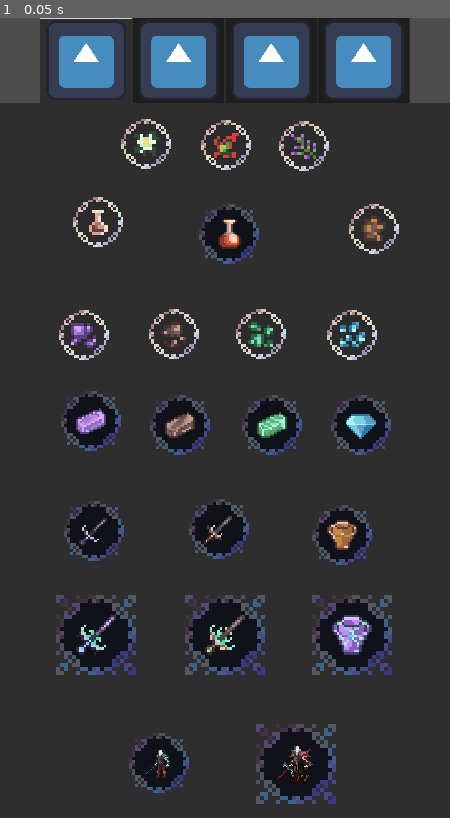
Above: before the commit, frame 1.
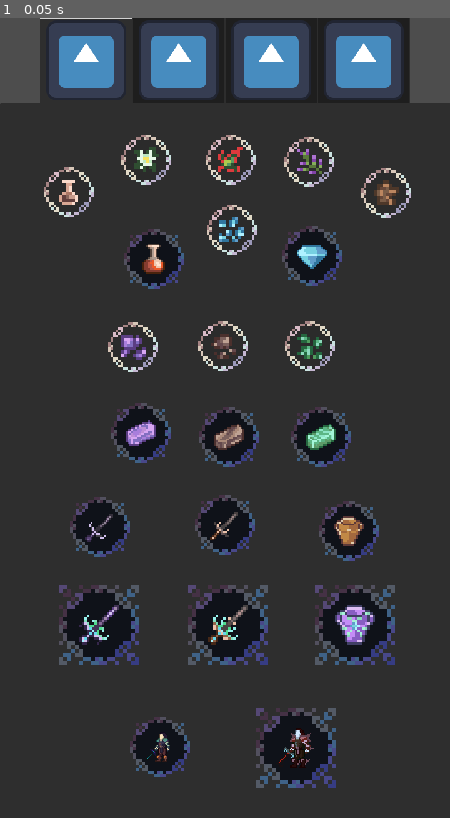
Above: after the commit, the same moment.

Repository: alexg-lviv/Mori-Bazius-Frontend
Game: Godot game, scene res://src/scenes/Main.tscn
Two runs of this game, one before a commit and one after it. Both use one fixed random seed, a clock stepped at 60 frames per second and the inputs below. The engine's default icon, where the game draws it, is replaced by a stand-in: a white triangle on a blue panel in a dark square.
Inputs:
- Up to frame 1 (0.05 s): no input

The runs differ from the first frame. In frame 1, 17% of the frame differs, in the area x 9-92%, y 12-99%.

Commit message:
Change layout

Diff:
--- a/src/src/scenes/Home.tscn
+++ b/src/src/scenes/Home.tscn
@@ -17,8 +17,8 @@
 [node name="Clickables" type="Control" parent="."]
 layout_mode = 1
 anchors_preset = 0
-offset_top = -53.0
-offset_bottom = -53.0
+offset_top = -27.0
+offset_bottom = -27.0
 
 [node name="Arenaria" parent="Clickables" instance=ExtResource("1_mpc7o")]
 layout_mode = 0
@@ -30,178 +30,178 @@
 
 [node name="Nostrix" parent="Clickables" instance=ExtResource("1_mpc7o")]
 layout_mode = 0
-offset_left = 322.0
+offset_left = 329.0
+offset_top = 78.0
+offset_right = 409.0
+offset_bottom = 158.0
+_name = "nostrix"
+
+[node name="Wolfsbane" parent="Clickables" instance=ExtResource("1_mpc7o")]
+layout_mode = 0
+offset_left = 455.0
 offset_top = 81.0
-offset_right = 402.0
+offset_right = 535.0
 offset_bottom = 161.0
-_name = "nostrix"
-
-[node name="Wolfsbane" parent="Clickables" instance=ExtResource("1_mpc7o")]
-layout_mode = 0
-offset_left = 446.0
-offset_top = 82.0
-offset_right = 526.0
-offset_bottom = 162.0
 _name = "wolfsbane"
 
 [node name="Oil" parent="Clickables" instance=ExtResource("1_mpc7o")]
 layout_mode = 0
-offset_left = 117.0
-offset_top = 204.0
-offset_right = 197.0
-offset_bottom = 284.0
+offset_left = 70.0
+offset_top = 130.0
+offset_right = 150.0
+offset_bottom = 210.0
 _name = "oil"
 
 [node name="Leather" parent="Clickables" instance=ExtResource("1_mpc7o")]
 layout_mode = 0
-offset_left = 558.0
-offset_top = 214.0
-offset_right = 638.0
-offset_bottom = 294.0
+offset_left = 578.0
+offset_top = 131.0
+offset_right = 658.0
+offset_bottom = 211.0
 _name = "leather_scraps"
 
 [node name="SilverOre" parent="Clickables" instance=ExtResource("1_mpc7o")]
 layout_mode = 0
-offset_left = 94.0
-offset_top = 385.0
-offset_right = 174.0
-offset_bottom = 465.0
+offset_left = 173.0
+offset_top = 378.0
+offset_right = 253.0
+offset_bottom = 458.0
 _name = "meteorite_silver_ore"
 
 [node name="SteelOre" parent="Clickables" instance=ExtResource("1_mpc7o")]
 layout_mode = 0
-offset_left = 238.0
-offset_top = 383.0
-offset_right = 318.0
-offset_bottom = 463.0
+offset_left = 317.0
+offset_top = 376.0
+offset_right = 397.0
+offset_bottom = 456.0
 _name = "dark_steel_ore"
 
 [node name="GoldOre" parent="Clickables" instance=ExtResource("1_mpc7o")]
 layout_mode = 0
-offset_left = 377.0
-offset_top = 383.0
-offset_right = 457.0
-offset_bottom = 463.0
+offset_left = 456.0
+offset_top = 376.0
+offset_right = 536.0
+offset_bottom = 456.0
 _name = "green_gold_ore"
 
 [node name="DiamondDust" parent="Clickables" instance=ExtResource("1_mpc7o")]
 layout_mode = 0
-offset_left = 524.0
-offset_top = 384.0
-offset_right = 604.0
-offset_bottom = 464.0
+offset_left = 331.0
+offset_top = 190.0
+offset_right = 411.0
+offset_bottom = 270.0
 _name = "diamond_dust"
 
 [node name="Craftables" type="Control" parent="."]
 layout_mode = 3
 anchors_preset = 0
 offset_left = 13.0
-offset_top = -45.0
+offset_top = -19.0
 offset_right = 13.0
-offset_bottom = -45.0
+offset_bottom = -19.0
 
 [node name="Swallow" parent="Craftables" instance=ExtResource("2_v22mh")]
 layout_mode = 0
+offset_left = 185.0
+offset_top = 220.0
+offset_right = 265.0
+offset_bottom = 300.0
+_name = "swallow_potion"
+
+[node name="SilverIngot" parent="Craftables" instance=ExtResource("2_v22mh")]
+layout_mode = 0
+offset_left = 164.0
+offset_top = 499.0
+offset_right = 244.0
+offset_bottom = 579.0
+_name = "meteorite_silver_ingot"
+
+[node name="SteelIngot" parent="Craftables" instance=ExtResource("2_v22mh")]
+layout_mode = 0
 offset_left = 306.0
-offset_top = 206.0
+offset_top = 505.0
 offset_right = 386.0
-offset_bottom = 286.0
-_name = "swallow_potion"
-
-[node name="SilverIngot" parent="Craftables" instance=ExtResource("2_v22mh")]
-layout_mode = 0
-offset_left = 85.0
-offset_top = 506.0
-offset_right = 165.0
-offset_bottom = 586.0
-_name = "meteorite_silver_ingot"
-
-[node name="SteelIngot" parent="Craftables" instance=ExtResource("2_v22mh")]
-layout_mode = 0
-offset_left = 227.0
-offset_top = 512.0
-offset_right = 307.0
-offset_bottom = 592.0
+offset_bottom = 585.0
 _name = "dark_steel_ingot"
 
 [node name="GoldIngot" parent="Craftables" instance=ExtResource("2_v22mh")]
 layout_mode = 0
-offset_left = 374.0
-offset_top = 512.0
-offset_right = 454.0
-offset_bottom = 592.0
+offset_left = 453.0
+offset_top = 505.0
+offset_right = 533.0
+offset_bottom = 585.0
 _name = "green_gold_ingot"
 
 [node name="Diamond" parent="Craftables" instance=ExtResource("2_v22mh")]
 layout_mode = 0
-offset_left = 516.0
-offset_top = 513.0
-offset_right = 596.0
-offset_bottom = 593.0
+offset_left = 438.0
+offset_top = 216.0
+offset_right = 518.0
+offset_bottom = 296.0
 _name = "diamond"
 
 [node name="SilverSword" parent="Craftables" instance=ExtResource("2_v22mh")]
 layout_mode = 0
-offset_left = 89.0
-offset_top = 682.0
-offset_right = 169.0
-offset_bottom = 762.0
+offset_left = 99.0
+offset_top = 650.0
+offset_right = 179.0
+offset_bottom = 730.0
 _name = "silver_sword"
 
 [node name="SteelSword" parent="Craftables" instance=ExtResource("2_v22mh")]
 layout_mode = 0
-offset_left = 289.0
-offset_top = 679.0
-offset_right = 369.0
-offset_bottom = 759.0
+offset_left = 299.0
+offset_top = 647.0
+offset_right = 379.0
+offset_bottom = 727.0
 _name = "steel_sword"
 
 [node name="Armor" parent="Craftables" instance=ExtResource("2_v22mh")]
 layout_mode = 0
-offset_left = 487.0
-offset_top = 688.0
-offset_right = 567.0
-offset_bottom = 768.0
+offset_left = 497.0
+offset_top = 656.0
+offset_right = 577.0
+offset_bottom = 736.0
 _name = "armor"
 
 [node name="KingSilverSword" parent="Craftables" instance=ExtResource("3_h8h33")]
 layout_mode = 0
-offset_left = 77.0
-offset_top = 832.0
-offset_right = 157.0
-offset_bottom = 912.0
+offset_left = 82.0
+offset_top = 790.0
+offset_right = 162.0
+offset_bottom = 870.0
 _name = "kingslayers_silver_sword"
 
 [node name="KingSteelSword" parent="Craftables" instance=ExtResource("3_h8h33")]
 layout_mode = 0
-offset_left = 283.0
-offset_top = 832.0
-offset_right = 363.0
-offset_bottom = 912.0
+offset_left = 288.0
+offset_top = 790.0
+offset_right = 368.0
+offset_bottom = 870.0
 _name = "kingslayers_steel_sword"
 
 [node name="MasterArmor" parent="Craftables" instance=ExtResource("3_h8h33")]
 layout_mode = 0
-offset_left = 486.0
-offset_top = 832.0
-offset_right = 566.0
-offset_bottom = 912.0
+offset_left = 491.0
+offset_top = 790.0
+offset_right = 571.0
+offset_bottom = 870.0
 _name = "mastercrafted_armor"
 
 [node name="CreateHunter" parent="Craftables" instance=ExtResource("2_v22mh")]
 layout_mode = 0
-offset_left = 194.0
-offset_top = 1053.0
-offset_right = 274.0
-offset_bottom = 1133.0
+offset_left = 195.0
+offset_top = 1002.0
+offset_right = 275.0
+offset_bottom = 1082.0
 _name = "hunter"
 
 [node name="UpgradeHunter" parent="Craftables" instance=ExtResource("3_h8h33")]
 layout_mode = 0
-offset_left = 396.0
-offset_top = 1038.0
-offset_right = 476.0
-offset_bottom = 1118.0
+offset_left = 397.0
+offset_top = 987.0
+offset_right = 477.0
+offset_bottom = 1067.0
 _name = "master"
 
 [node name="ItemsText" type="RichTextLabel" parent="."]
Not shown: 2 places in src/src/scenes/buttons/Clickable.tscn that only renumber resources
